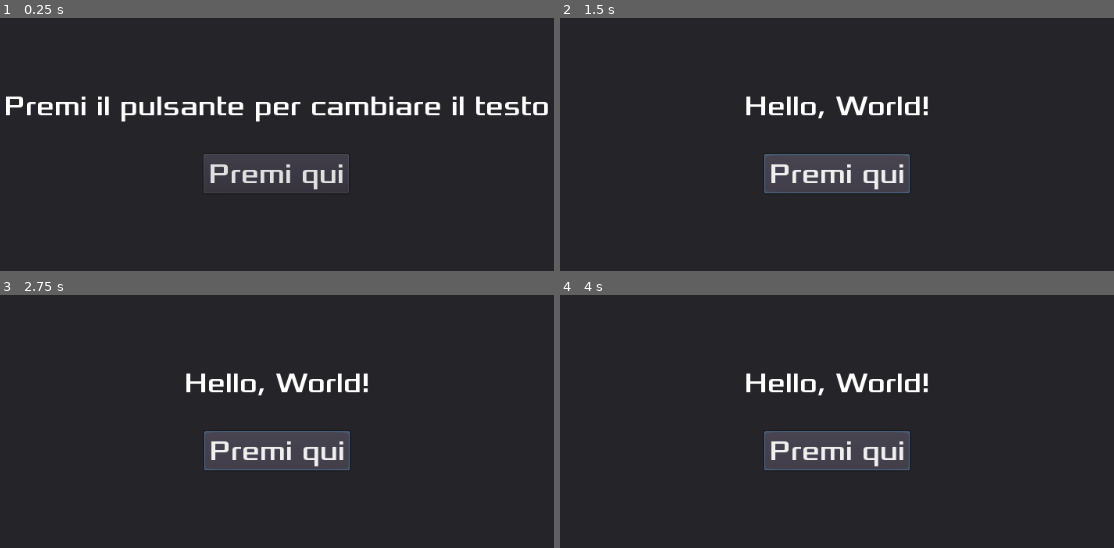
Above: before the commit, frames 1-4 (two rows, left to right).
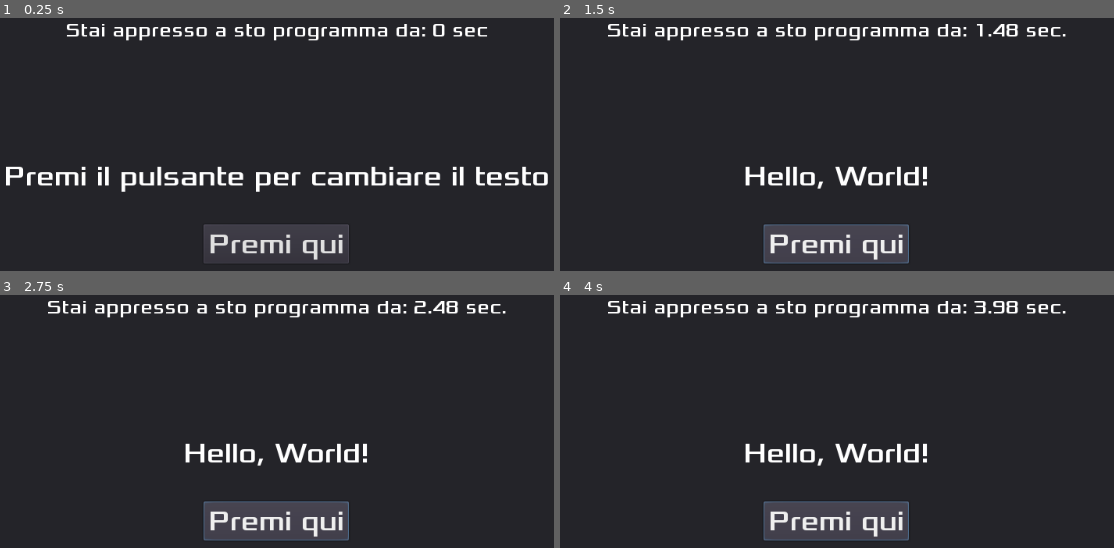
Above: after the commit, the same moments.

Repository: FabioZTessitore/learning_godot
Game: Godot game, scene res://HelloWorld.tscn
Two runs of this game, one before a commit and one after it. Both use one fixed random seed, a clock stepped at 60 frames per second and the inputs below.
Inputs:
- Up to frame 1 (0.25 s): no input
- Up to frame 2 (1.5 s): click "Premi qui" at 0.5 s; click "Premi qui" at 1.25 s
- Up to frame 3 (2.75 s): click "Premi qui" at 2 s
- Up to frame 4 (4 s): tap Enter at 2.75 s

The runs differ from the first frame. In frame 1, 13% of the frame differs, in the area x 1-99%, y 2-97%; in frame 2, 11%; in frame 3, 11%; in frame 4, 11%.

Commit message:
elapsed timer

Diff:
--- a/001_scripting/HelloWorld.gd
+++ b/001_scripting/HelloWorld.gd
@@ -5,8 +5,8 @@
 # button e label
 
 func _on_Button_pressed():
-	$MarginContainer/CenterContainer/VBoxContainer/CenterContainer/Label.text = "Hello, World!"
+	$MarginContainer/CenterContainer/VBoxContainer3/VBoxContainer/CenterContainer/Label.text = "Hello, World!"
 	$MessageTimer.start()
 
 func _on_MessageTimer_timeout():
-	$MarginContainer/CenterContainer/VBoxContainer/CenterContainer/Label.text = "Premi il pulsante per cambiare il testo"
+	$MarginContainer/CenterContainer/VBoxContainer3/VBoxContainer/CenterContainer/Label.text = "Premi il pulsante per cambiare il testo"
--- a/001_scripting/HelloWorld.tscn
+++ b/001_scripting/HelloWorld.tscn
@@ -1,13 +1,14 @@
-[gd_scene load_steps=5 format=2]
+[gd_scene load_steps=6 format=2]
 
 [ext_resource path="res://HelloWorld.gd" type="Script" id=1]
 [ext_resource path="res://fonts/Xolonium-Regular.ttf" type="DynamicFontData" id=2]
+[ext_resource path="res://TimerLabel.tscn" type="PackedScene" id=3]
 
-[sub_resource type="DynamicFont" id=1]
+[sub_resource type="DynamicFont" id=2]
 size = 36
 font_data = ExtResource( 2 )
 
-[sub_resource type="DynamicFont" id=2]
+[sub_resource type="DynamicFont" id=3]
 size = 36
 font_data = ExtResource( 2 )
 
@@ -38,40 +39,53 @@
 margin_right = 984.0
 margin_bottom = 560.0
 
-[node name="VBoxContainer" type="VBoxContainer" parent="MarginContainer/CenterContainer"]
+[node name="VBoxContainer3" type="VBoxContainer" parent="MarginContainer/CenterContainer"]
 margin_left = 122.0
-margin_top = 193.0
+margin_top = 103.0
 margin_right = 821.0
-margin_bottom = 327.0
+margin_bottom = 417.0
+size_flags_vertical = 3
+custom_constants/separation = 150
+
+[node name="VBoxContainer2" type="VBoxContainer" parent="MarginContainer/CenterContainer/VBoxContainer3"]
+margin_right = 699.0
+margin_bottom = 30.0
+
+[node name="ElapsedLabel" parent="MarginContainer/CenterContainer/VBoxContainer3/VBoxContainer2" instance=ExtResource( 3 )]
+
+[node name="VBoxContainer" type="VBoxContainer" parent="MarginContainer/CenterContainer/VBoxContainer3"]
+margin_top = 180.0
+margin_right = 699.0
+margin_bottom = 314.0
 size_flags_horizontal = 3
 size_flags_vertical = 3
 custom_constants/separation = 40
 alignment = 1
 
-[node name="CenterContainer" type="CenterContainer" parent="MarginContainer/CenterContainer/VBoxContainer"]
+[node name="CenterContainer" type="CenterContainer" parent="MarginContainer/CenterContainer/VBoxContainer3/VBoxContainer"]
 margin_right = 699.0
 margin_bottom = 44.0
 
-[node name="Label" type="Label" parent="MarginContainer/CenterContainer/VBoxContainer/CenterContainer"]
+[node name="Label" type="Label" parent="MarginContainer/CenterContainer/VBoxContainer3/VBoxContainer/CenterContainer"]
 margin_right = 699.0
 margin_bottom = 44.0
-custom_fonts/font = SubResource( 1 )
+custom_fonts/font = SubResource( 2 )
 text = "Premi il pulsante per cambiare il testo"
 __meta__ = {
 "_edit_use_anchors_": false
 }
 
-[node name="CenterContainer2" type="CenterContainer" parent="MarginContainer/CenterContainer/VBoxContainer"]
+[node name="CenterContainer2" type="CenterContainer" parent="MarginContainer/CenterContainer/VBoxContainer3/VBoxContainer"]
 margin_top = 84.0
 margin_right = 699.0
 margin_bottom = 134.0
 
-[node name="Button" type="Button" parent="MarginContainer/CenterContainer/VBoxContainer/CenterContainer2"]
+[node name="Button" type="Button" parent="MarginContainer/CenterContainer/VBoxContainer3/VBoxContainer/CenterContainer2"]
 margin_left = 256.0
 margin_right = 442.0
 margin_bottom = 50.0
 size_flags_horizontal = 0
-custom_fonts/font = SubResource( 2 )
+custom_fonts/font = SubResource( 3 )
 text = "Premi qui"
 __meta__ = {
 "_edit_use_anchors_": false
@@ -80,5 +94,5 @@
 [node name="MessageTimer" type="Timer" parent="."]
 wait_time = 2.0
 one_shot = true
-[connection signal="pressed" from="MarginContainer/CenterContainer/VBoxContainer/CenterContainer2/Button" to="." method="_on_Button_pressed"]
+[connection signal="pressed" from="MarginContainer/CenterContainer/VBoxContainer3/VBoxContainer/CenterContainer2/Button" to="." method="_on_Button_pressed"]
 [connection signal="timeout" from="MessageTimer" to="." method="_on_MessageTimer_timeout"]
--- /dev/null
+++ b/001_scripting/TimerLabel.gd
@@ -0,0 +1,11 @@
+extends Label
+
+var elapsed = 0
+
+# Called every frame. 'delta' is the elapsed time since the previous frame.
+func _process(delta):
+	elapsed += delta
+
+
+func _on_ElapsedTimer_timeout():
+	text = "Stai appresso a sto programma da: " + str(int(elapsed * 100) / 100.0) + " sec."
--- /dev/null
+++ b/001_scripting/TimerLabel.tscn
@@ -0,0 +1,24 @@
+[gd_scene load_steps=4 format=2]
+
+[ext_resource path="res://fonts/Xolonium-Regular.ttf" type="DynamicFontData" id=1]
+[ext_resource path="res://TimerLabel.gd" type="Script" id=2]
+
+[sub_resource type="DynamicFont" id=1]
+size = 24
+font_data = ExtResource( 1 )
+
+[node name="ElapsedLabel" type="Label"]
+margin_right = 699.0
+margin_bottom = 30.0
+custom_fonts/font = SubResource( 1 )
+text = "Stai appresso a sto programma da: 0 sec"
+align = 1
+script = ExtResource( 2 )
+__meta__ = {
+"_edit_use_anchors_": false
+}
+
+[node name="ElapsedTimer" type="Timer" parent="."]
+wait_time = 0.5
+autostart = true
+[connection signal="timeout" from="ElapsedTimer" to="." method="_on_ElapsedTimer_timeout"]
Not shown, added: 001_scripting/Hello.pck
